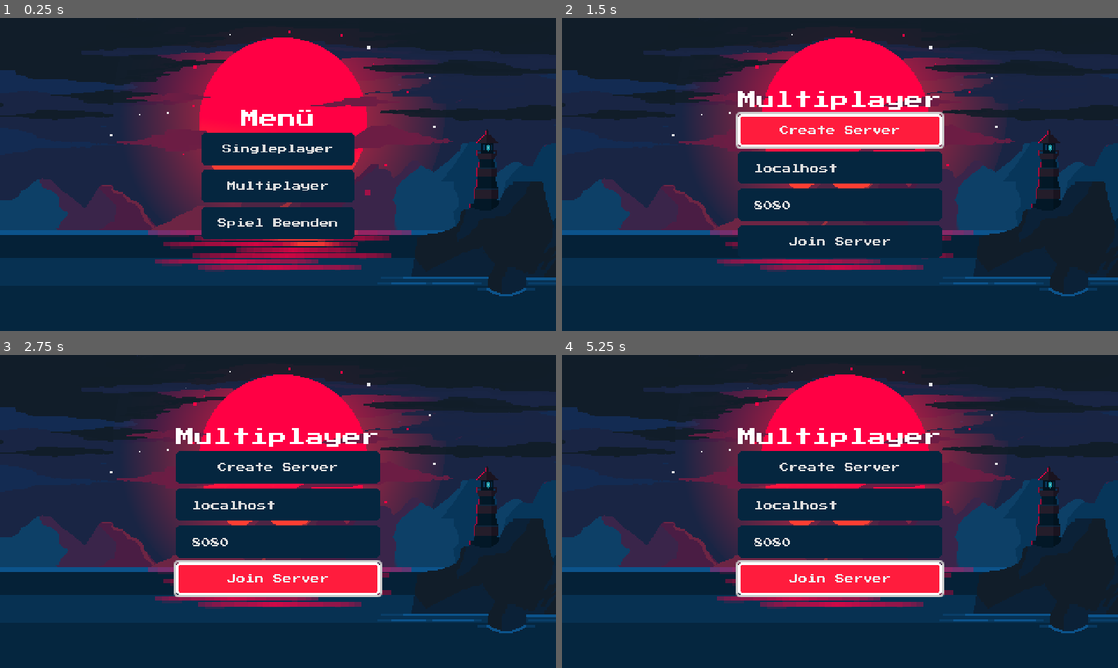
Above: before the commit, frames 1-4 (two rows, left to right).
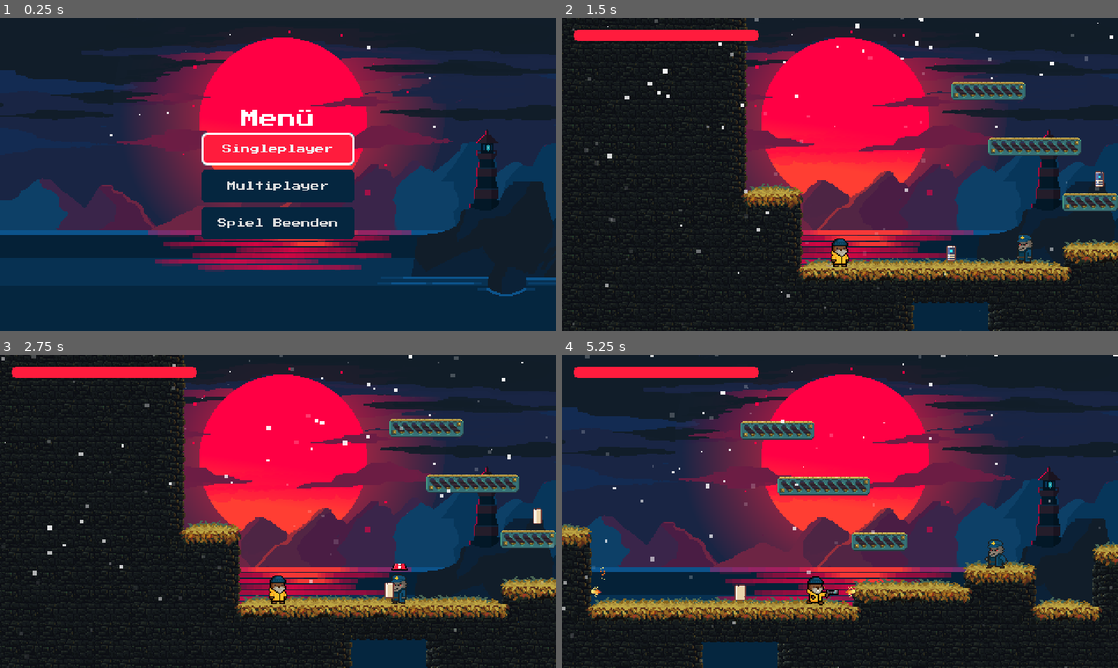
Above: after the commit, the same moments.

Repository: florian-reimann/fjord-n-fury-handcoded
Game: Godot game, scene res://ui/MainMenu.tscn
Two runs of this game, one before a commit and one after it. Both use one fixed random seed, a clock stepped at 60 frames per second and the inputs below.
Inputs (mouse positions are in pixels of both pictures, inside the frame that each line leads up to):
- Up to frame 1 (0.25 s): no input
- Up to frame 2 (1.5 s): click "Multiplayer" at 0.5 s; click "Create Server" at 1.25 s
- Up to frame 3 (2.75 s): click (278, 577) at 2 s, where only the run before the commit has a clickable "Join Server"
- Up to frame 4 (5.25 s): move the mouse to (962, 495) at 2.77 s; press the mouse at (962, 495) at 2.78 s; hold D (Right) 2.78-4.28 s; tap W (Jump) at 3.02, 3.77 s; move the mouse to (728, 527) at 3.52 s; release the mouse at (728, 527) at 3.53 s; click (728, 527) at 3.6 s; move the mouse to (895, 442) at 4.27 s; press the mouse at (895, 442) at 4.28 s; hold A (Left) 4.28-5.03 s; move the mouse to (812, 574) at 5.02 s; release the mouse at (812, 574) at 5.03 s; hold D (Right) from 5.03 s (still down); click (812, 574) at 5.1 s

The runs differ from the first frame. In frame 1, 2.7% of the frame differs, in the area x 36-64%, y 36-48%; in frame 2, 59%; in frame 3, 60%, in the area x 0-100%, y 0-100%; in frame 4, 42%.

Commit message:
Update: Enhanced game mechanics and UI improvements

Diff:
--- a/autoload/GameManager.gd
+++ b/autoload/GameManager.gd
@@ -9,14 +9,15 @@
 var playerCameraOriginOffset: Vector2
 
 func _ready() -> void:
-	Input.set_mouse_mode(Input.MOUSE_MODE_HIDDEN)
+	#Input.set_mouse_mode(Input.MOUSE_MODE_HIDDEN)
 
 	# Noise für eventuellen Camerashake generieren:
 	cameraShakeNoise = FastNoiseLite.new()
 
 func RespawnPlayer():
 	print("Respawn")
-	player.position = playerOriginPosition
+	#player.position = playerOriginPosition
+	get_tree().reload_current_scene()
 
 func SpawnVFX(vfxToSpawn:Resource, position: Vector2):
 	var vfxInstance = vfxToSpawn.instantiate()
--- a/features/bullet/Bullet.gd
+++ b/features/bullet/Bullet.gd
@@ -1,9 +1,10 @@
+class_name BulletController
 extends Area2D
 
 @onready var bullet_sprite_2d: Sprite2D = $Bullet_Sprite2D
 
 const SPEED: int = 500
-var damage: int = 30 # Base-Schaden
+var damage: int = 10 # Base-Schaden
 var direction: int = 1
 
 func _physics_process(_delta: float) -> void:
--- a/features/enemies/Enemy.gd
+++ b/features/enemies/Enemy.gd
@@ -23,6 +23,8 @@
 @onready var area_2d_player_detector: Area2D = $Area2D_PlayerDetector
 @onready var shooting_point: Node2D = $Shooting_Point
 @onready var attention_point: Node2D = $Attention_Point
+
+var bulletScene: PackedScene = preload("uid://dk5eg5ivs8brj")
 
 func _process(_delta: float) -> void:
 	updateAnimation()
@@ -123,8 +125,7 @@
 		TryToShoot()
 
 func Shoot():
-	var bulletToSpawn = preload("res://features/bullet/Bullet.tscn")
-	var bulletInstance = GameManager.SpawnVFX(bulletToSpawn, shooting_point.global_position)
+	var bulletInstance = GameManager.SpawnVFX(bulletScene, shooting_point.global_position) as BulletController
 	bulletInstance.damage = 50
 
 	# Wenn der player nach links guckt, muss die Bullet auch in die Richtung:
--- a/features/player/Player.gd
+++ b/features/player/Player.gd
@@ -51,6 +51,8 @@
 @onready var animated_sprite_2d: AnimatedSprite2D = $AnimatedSprite2D
 @onready var shooting_point: Node2D = $Shooting_Point
 @onready var playerCamera: Camera2D = %Camera2D
+
+var bulletScene: PackedScene = preload("uid://dk5eg5ivs8brj")
 
 signal playerHealthUpdated(newValue, maxValue)
 
@@ -125,19 +127,19 @@
 	else:
 		velocity.x = 0
 
+	# Runter von der OneWay Platform:
+	if Input.is_action_just_pressed("Down") && is_on_floor():
+		position.y += 3
+
+	if Input.is_action_just_pressed("Shoot") || Input.is_action_pressed("Shoot"):
+		TryToShoot()
+
+	# Bewegung ausführen
+	move_and_slide()
+
 	# Reset Player, wenn eine Fallgrenze überschreitet:
 	if position.y >= 800:
 		GameManager.RespawnPlayer()
-
-	# Runter von der OneWay Platform:
-	if Input.is_action_just_pressed("Down") && is_on_floor():
-		position.y += 3
-
-	if Input.is_action_just_pressed("Shoot") || Input.is_action_pressed("Shoot"):
-		TryToShoot()
-
-	# Bewegung ausführen
-	move_and_slide()
 
 func updateAnimation():
 	if currentState == PlayerState.DEAD:
@@ -195,11 +197,11 @@
 		currentState = PlayerState.DEAD
 		#animated_sprite_2d.play("Die")
 		await  get_tree().create_timer(2).timeout
-		get_tree().reload_current_scene()
+		GameManager.RespawnPlayer()
 
 func Shoot():
-	var bulletToSpawn = preload("res://features/bullet/Bullet.tscn")
-	var bulletInstance = GameManager.SpawnVFX(bulletToSpawn, shooting_point.global_position)
+	var bulletInstance = GameManager.SpawnVFX(bulletScene, shooting_point.global_position) as BulletController
+	bulletInstance.damage = 30
 
 	# Wenn der player nach links guckt, muss die Bullet auch in die Richtung:
 	if animated_sprite_2d.flip_h:
--- a/project.godot
+++ b/project.godot
@@ -24,7 +24,6 @@
 
 window/size/viewport_width=480
 window/size/viewport_height=270
-window/size/mode=3
 window/size/window_width_override=1024
 window/size/window_height_override=768
 window/stretch/mode="viewport"
--- a/ui/MainMenu.gd
+++ b/ui/MainMenu.gd
@@ -5,7 +5,7 @@
 @onready var quit_button: Button = %Quit_Button
 
 func _ready() -> void:
-	pass
+	sp_button.grab_focus()
 
 func _on_sp_button_pressed() -> void:
 	get_tree().change_scene_to_file("res://features/levels/Level_01.tscn")
--- a/ui/MainMenu.tscn
+++ b/ui/MainMenu.tscn
@@ -58,16 +58,26 @@
 [node name="SP_Button" parent="CanvasLayer/Control/VBoxContainer" instance=ExtResource("5_x262b")]
 unique_name_in_owner = true
 layout_mode = 2
+focus_neighbor_top = NodePath("../Quit_Button")
+focus_neighbor_bottom = NodePath("../MP_Button")
+focus_next = NodePath("../MP_Button")
+focus_previous = NodePath("../Quit_Button")
 text = "Singleplayer"
 
 [node name="MP_Button" parent="CanvasLayer/Control/VBoxContainer" instance=ExtResource("5_x262b")]
 unique_name_in_owner = true
 layout_mode = 2
+focus_next = NodePath("../Quit_Button")
+focus_previous = NodePath("../SP_Button")
 text = "Multiplayer"
 
 [node name="Quit_Button" parent="CanvasLayer/Control/VBoxContainer" instance=ExtResource("5_x262b")]
 unique_name_in_owner = true
 layout_mode = 2
+focus_neighbor_top = NodePath("../MP_Button")
+focus_neighbor_bottom = NodePath("../SP_Button")
+focus_next = NodePath("../SP_Button")
+focus_previous = NodePath("../MP_Button")
 text = "Spiel Beenden"
 
 [connection signal="pressed" from="CanvasLayer/Control/VBoxContainer/SP_Button" to="CanvasLayer" method="_on_sp_button_pressed"]
--- a/ui/MultiplayerMenu.gd
+++ b/ui/MultiplayerMenu.gd
@@ -1 +1,31 @@
 extends CanvasLayer
+
+@onready var create_server_button: Button = %CreateServer_Button
+@onready var ip_text_edit: TextEdit = $Control/VBoxContainer/IP_TextEdit
+@onready var port_text_edit: TextEdit = $Control/VBoxContainer/Port_TextEdit
+@onready var join_server_button: Button = %JoinServer_Button
+
+const PORT: int = 3000
+
+# First Level
+var main_scene: PackedScene = preload("uid://ba8qy3sml2uq6")
+
+func _ready() -> void:
+	create_server_button.grab_focus()
+	multiplayer.connected_to_server.connect(_connected_to_server)
+
+func _on_create_server_button_pressed() -> void:
+	var server_peer := ENetMultiplayerPeer.new()
+	server_peer.create_server(PORT)
+	multiplayer.multiplayer_peer = server_peer
+	get_tree().change_scene_to_packed(main_scene)
+
+func _on_join_server_button_pressed() -> void:
+	var client_peer := ENetMultiplayerPeer.new()
+	client_peer.create_client("127.0.0.1", PORT)
+	multiplayer.multiplayer_peer = client_peer
+
+
+func _connected_to_server():
+	# Wenn man erfolgreich zum Server verbunden wurde, ab zum Level:
+	get_tree().change_scene_to_packed(main_scene)
--- a/ui/MultiplayerMenu.tscn
+++ b/ui/MultiplayerMenu.tscn
@@ -74,5 +74,5 @@
 layout_mode = 2
 text = "Join Server"
 
-[connection signal="pressed" from="CanvasLayer/Control/VBoxContainer/CreateServer_Button" to="CanvasLayer" method="_on_sp_button_pressed"]
-[connection signal="pressed" from="CanvasLayer/Control/VBoxContainer/JoinServer_Button" to="CanvasLayer" method="_on_mp_button_pressed"]
+[connection signal="pressed" from="CanvasLayer/Control/VBoxContainer/CreateServer_Button" to="CanvasLayer" method="_on_create_server_button_pressed"]
+[connection signal="pressed" from="CanvasLayer/Control/VBoxContainer/JoinServer_Button" to="CanvasLayer" method="_on_join_server_button_pressed"]
--- a/ui/components/Button.tscn
+++ b/ui/components/Button.tscn
@@ -31,6 +31,22 @@
 corner_radius_bottom_left = 4
 anti_aliasing = false
 
+[sub_resource type="StyleBoxFlat" id="StyleBoxFlat_sacfq"]
+content_margin_left = 14.0
+content_margin_top = 10.0
+content_margin_right = 14.0
+content_margin_bottom = 10.0
+bg_color = Color(1, 0.10980392, 0.23921569, 1)
+border_width_left = 2
+border_width_top = 2
+border_width_right = 2
+border_width_bottom = 2
+border_color = Color(1, 1, 1, 1)
+corner_radius_top_left = 4
+corner_radius_top_right = 4
+corner_radius_bottom_right = 4
+corner_radius_bottom_left = 4
+
 [node name="Button" type="Button"]
 anchors_preset = 8
 anchor_left = 0.5
@@ -49,4 +65,5 @@
 theme_override_font_sizes/font_size = 8
 theme_override_styles/normal = SubResource("StyleBoxFlat_8v85u")
 theme_override_styles/hover = SubResource("StyleBoxFlat_x262b")
+theme_override_styles/focus = SubResource("StyleBoxFlat_sacfq")
 text = "Button"
Not shown: 1 places in ui/components/Button.tscn that only renumber resources
Not shown, changed: .DS_Store
Not shown, changed: ui/.DS_Store
